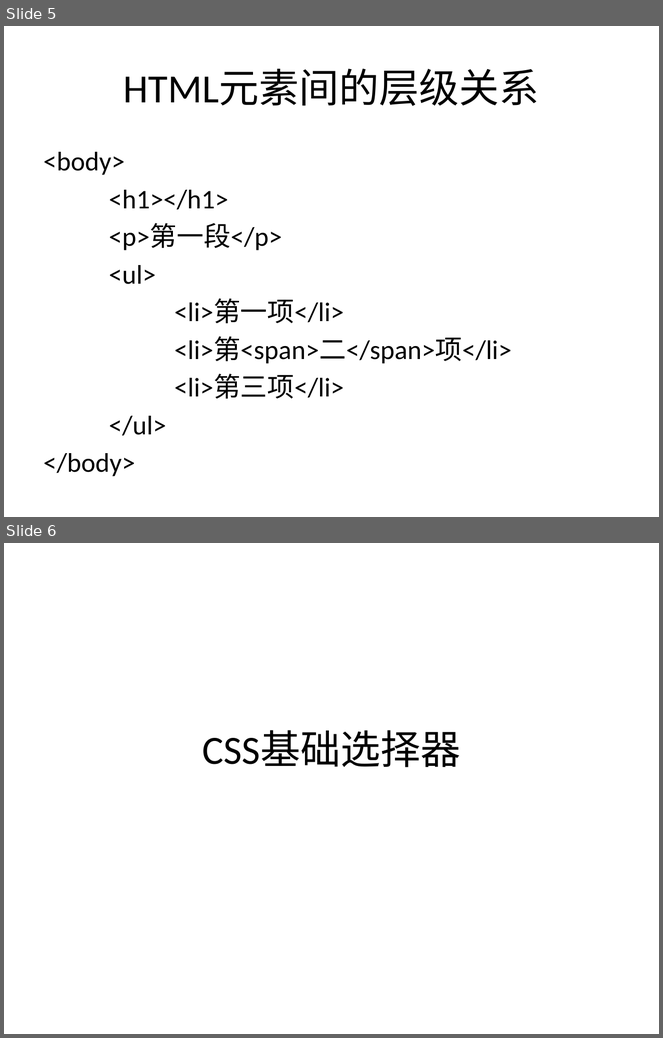
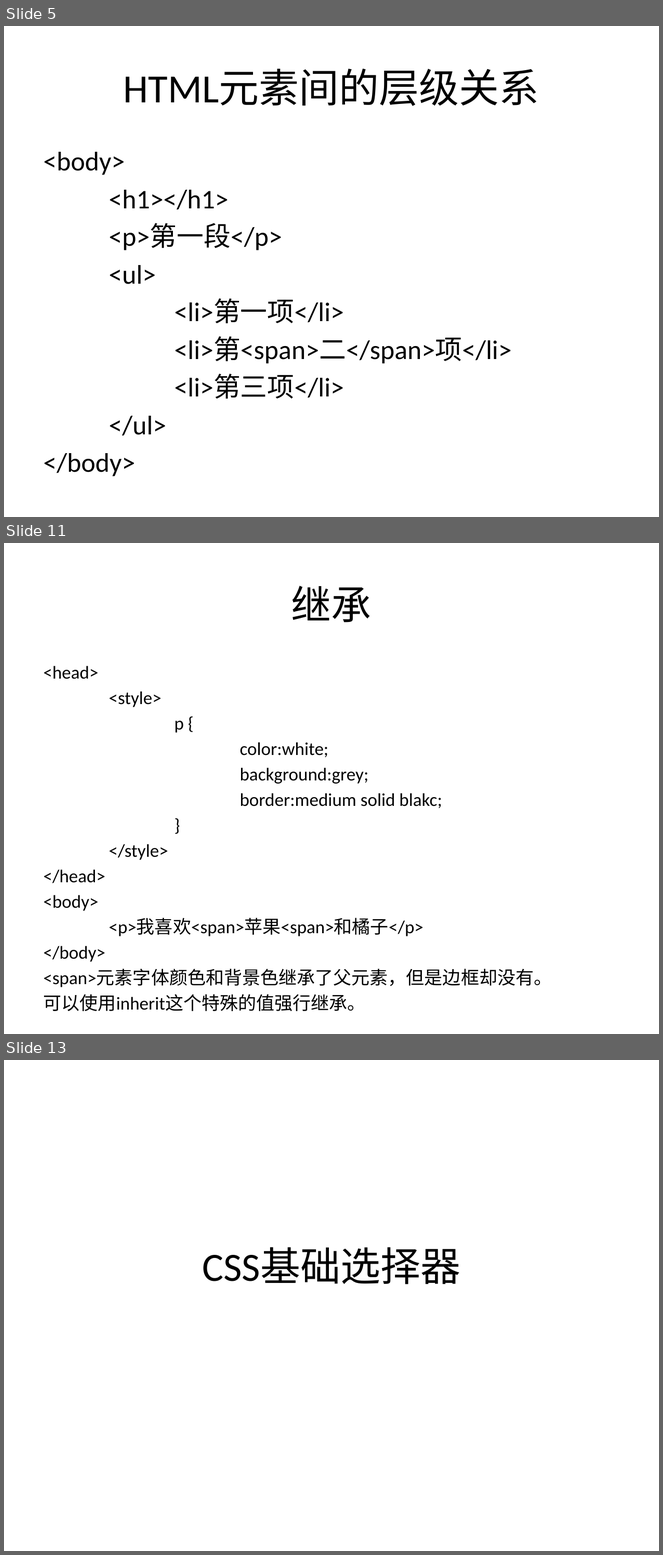
Before and after one commit to sans123wx/class, a slide deck: 网页设计与制作/课件/4/css选择器.pptx. Shown one above the other, each under a label of ours: slides 5 and 6 before the commit, slides 5, 11 and 13 after it; the slides between them are not shown. The pictures are 663x1038 and 663x1555 pixels, drawn with LibreOffice and Linux fonts; fonts in the diff are those of the drawing. Boxes give left, top, right and bottom in pixels: in the first picture for what was removed or moved away, otherwise in the second. Text is boxed around its words. In the diff, an @@ line names an element or a change of style, - is before the commit and + after.

```diff
--- a/网页设计与制作/课件/4/css选择器.pptx
+++ b/网页设计与制作/课件/4/css选择器.pptx
@@ slide 11 added at (4,543,659,1034), background #FFFFFF @@
@@ title added at (292,586,372,623), 44 pt, text #000000 @@
+继承
@@ text added at (44,666,553,1012), 20 pt, text #000000 @@
+<head>
+<style>
+p {
+color:white;
+background:grey;
+border:medium solid blakc;
+}
+</style>
+</head>
+<body>
+<p>我喜欢<span>苹果<span>和橘子</p>
+</body>
+<span>元素字体颜色和背景色继承了父元素，但是边框却没有。
+可以使用inherit这个特殊的值强行继承。
@@ what was slide 6 is now slide 13 @@
```
Also in this commit, not shown: 6 other slides added, 4 other files.
